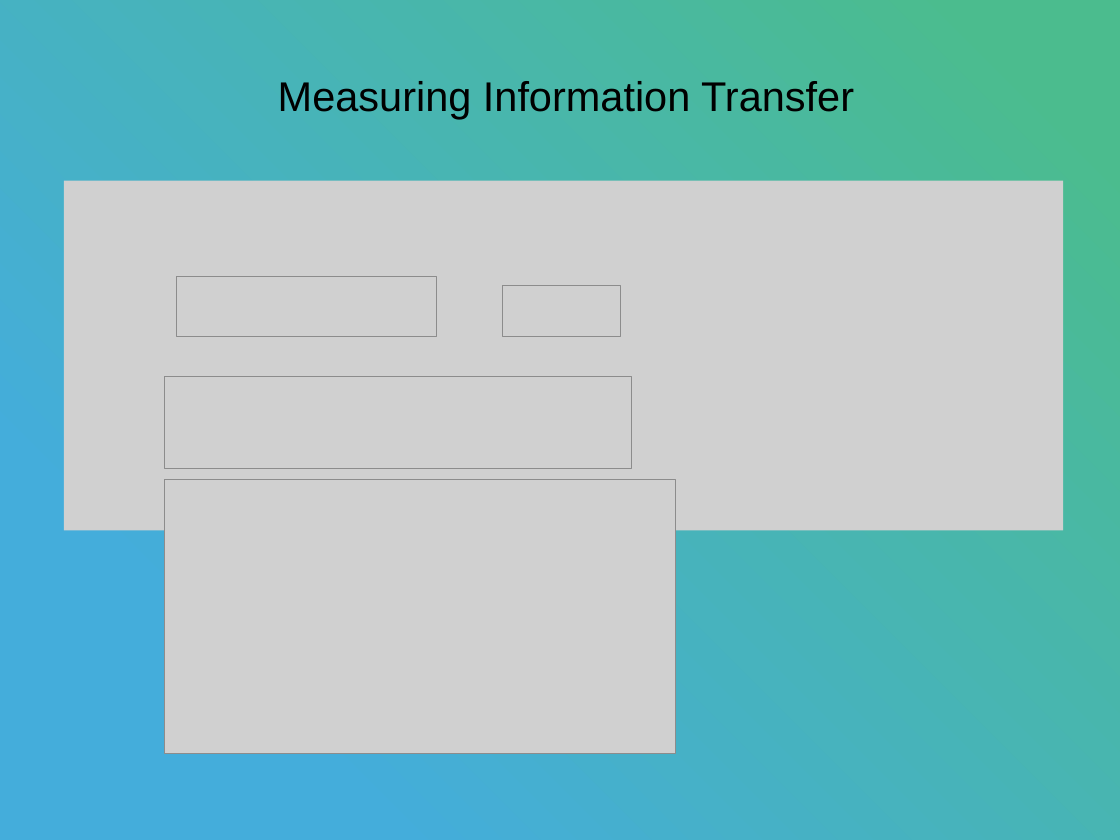
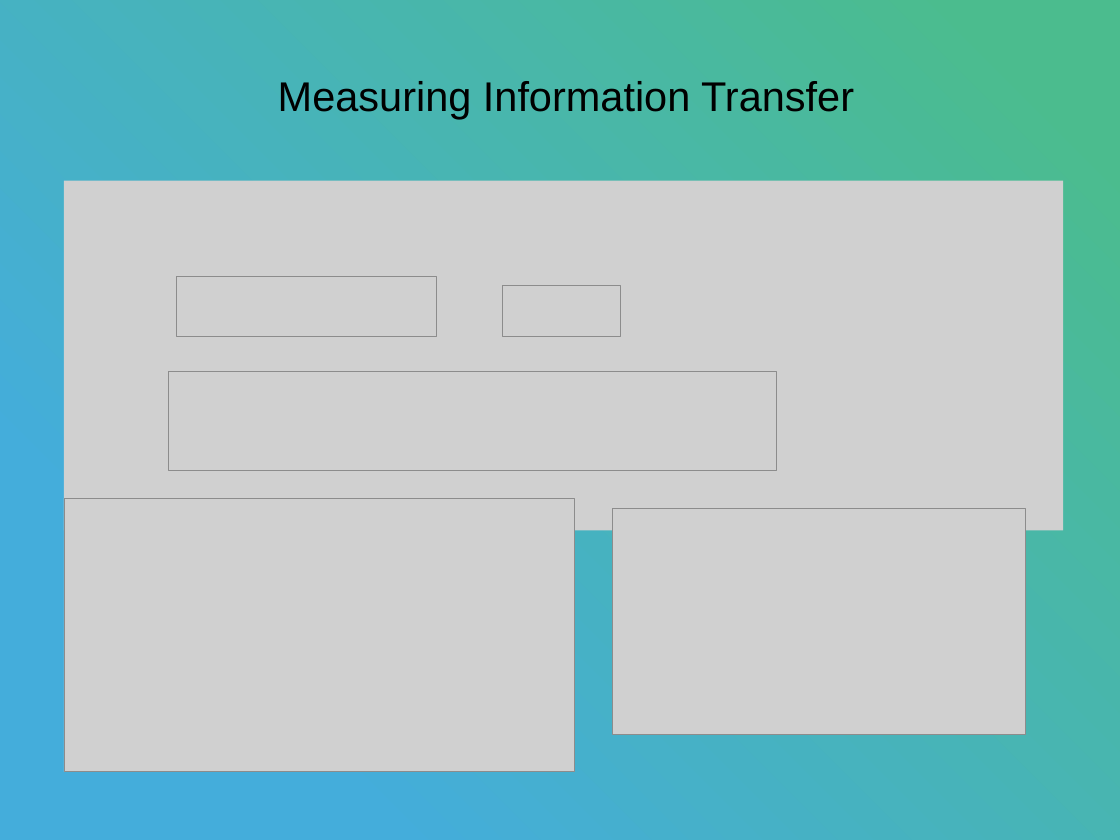
Before and after one commit to stan12138/daily, a slide deck: slide 10 of 转移熵.pptx (slide 8 before the commit). Drawn at 1120x840 pixels with LibreOffice and Linux fonts; fonts in the diff are those of the drawing; grey boxes stand for pictures. Boxes give left, top, right and bottom in pixels: in the first picture for what was removed or moved away, otherwise in the second. Text is boxed around its words. In the diff, an @@ line names an element or a change of style, - is before the commit and + after.

```diff
--- a/转移熵.pptx
+++ b/转移熵.pptx
@@ picture: place and size @@
-picture at [164, 376, 631, 468]
+picture at [168, 372, 777, 471]
@@ picture: place and size @@
-picture at [164, 480, 675, 753]
+picture at [64, 498, 575, 772]
@@ picture added at [613, 508, 1026, 734] @@
```
Also in this commit, not shown: 5 other slides changed, 2 slides added, 11 other files.
